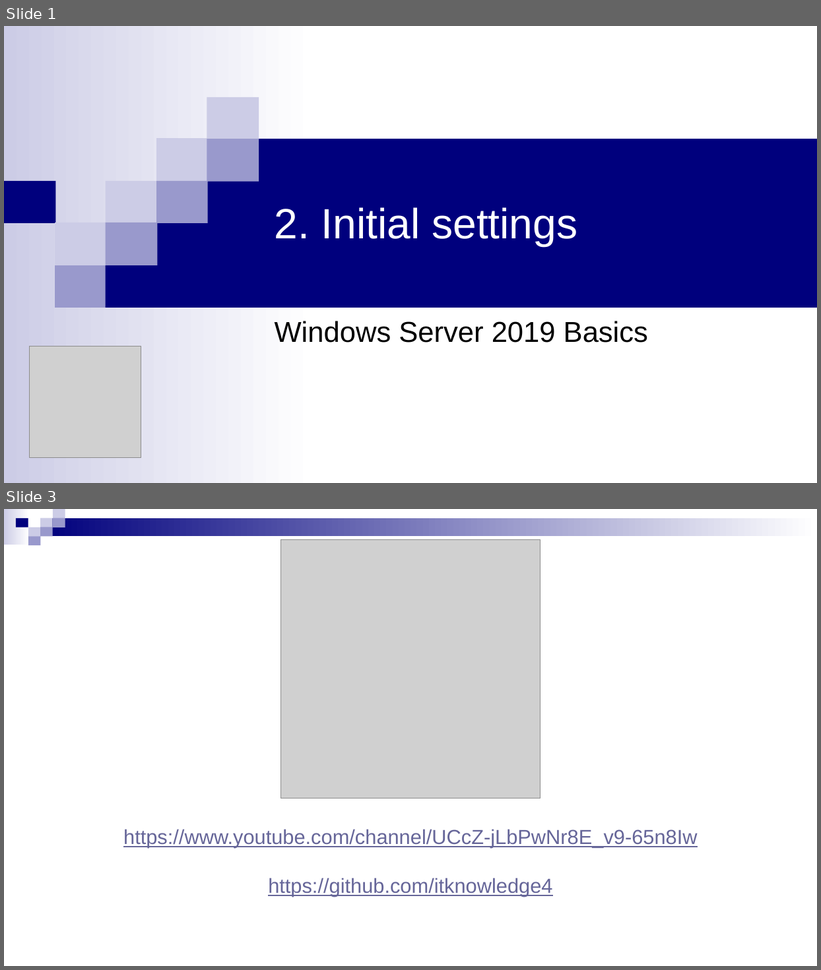
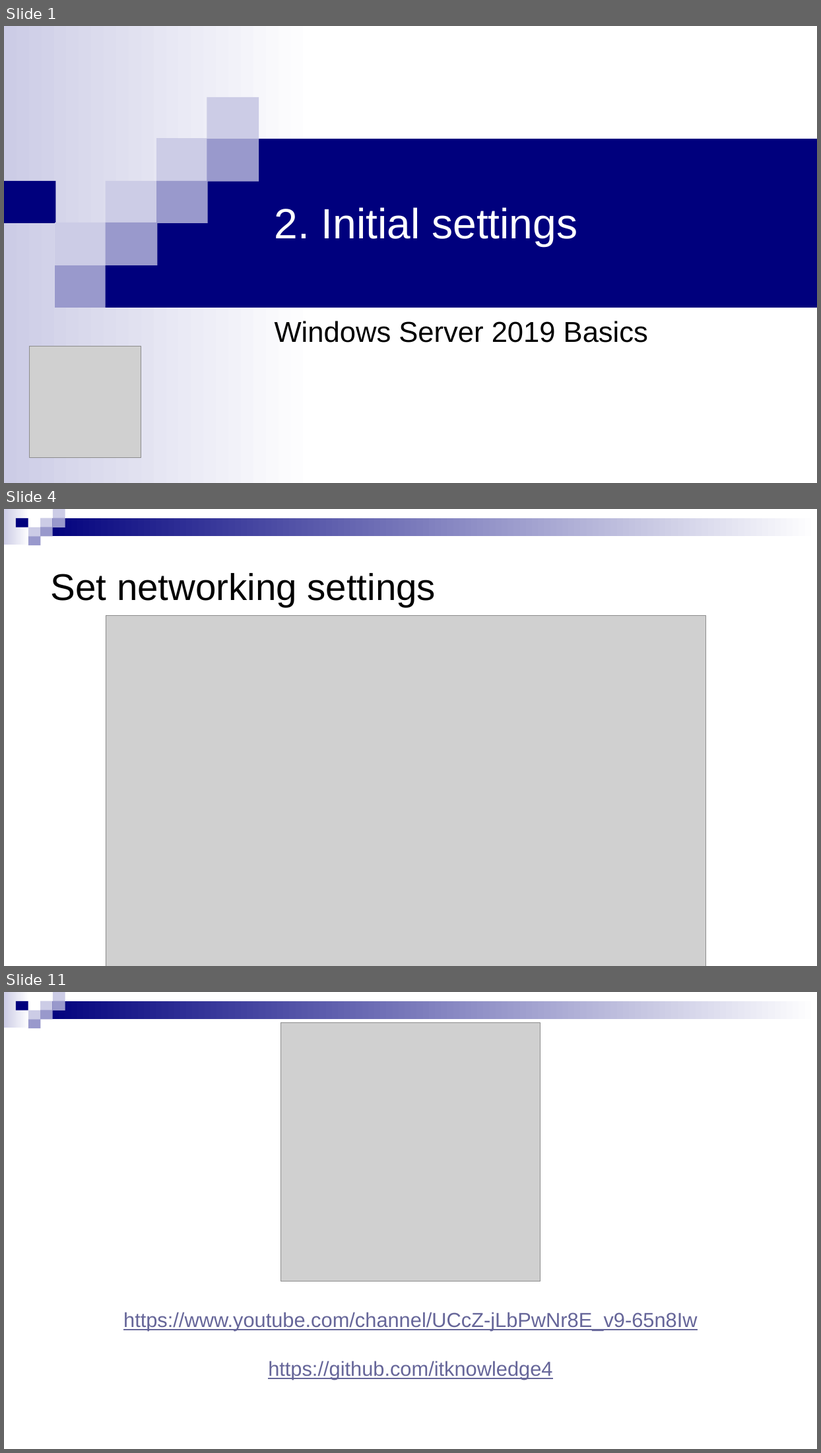
Before and after one commit to itknowledge4/ws2019basics, a slide deck: 2. Initial settings/Documents/Presentation.pptx. Shown one above the other, each under a label of ours: slides 1 and 3 before the commit, slides 1, 4 and 11 after it; the slides between them are not shown. The pictures are 821x970 and 821x1453 pixels, drawn with LibreOffice and Linux fonts; fonts in the diff are those of the drawing; grey boxes stand for pictures. Boxes give left, top, right and bottom in pixels: in the first picture for what was removed or moved away, otherwise in the second. Text is boxed around its words. In the diff, an @@ line names an element or a change of style, - is before the commit and + after.

```diff
--- a/2. Initial settings/Documents/Presentation.pptx
+++ b/2. Initial settings/Documents/Presentation.pptx
@@ slide 4 added at [4, 509, 817, 966], background #FFFFFF; not listed: 9 template elements that a slide beside it also shows @@
@@ title added at [51, 573, 436, 607], 44 pt, text #000000 @@
+Set networking settings
@@ picture added at [106, 616, 706, 966] @@
@@ what was slide 3 is now slide 11 @@
```
Also in this commit, not shown: 8 other slides added, 1 slide removed, 1 other file.
